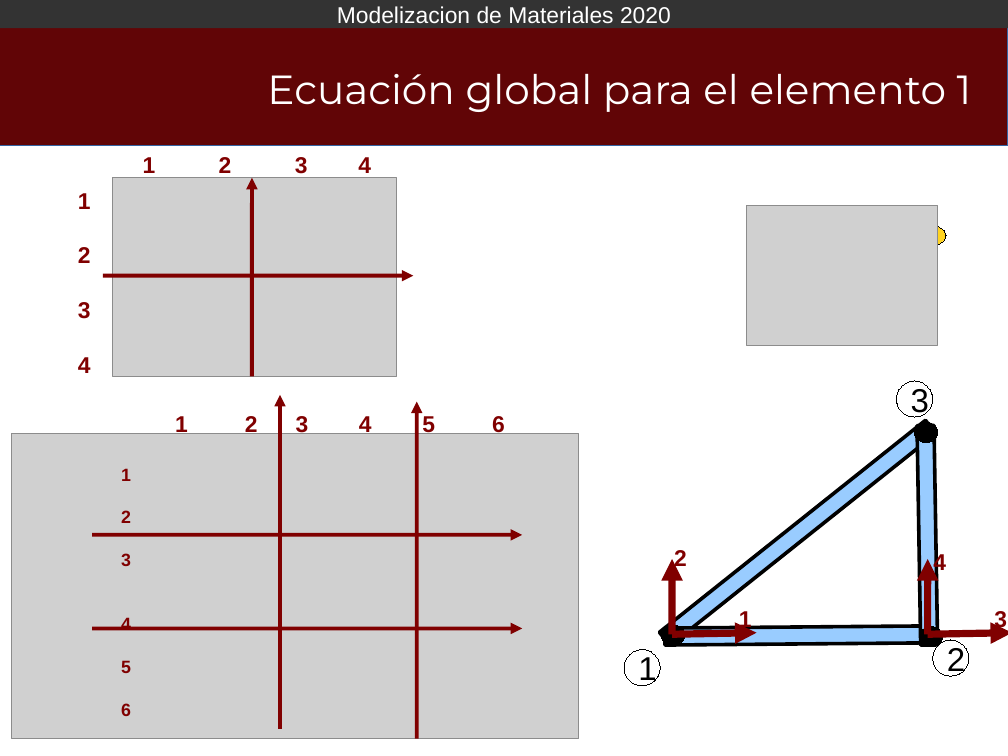
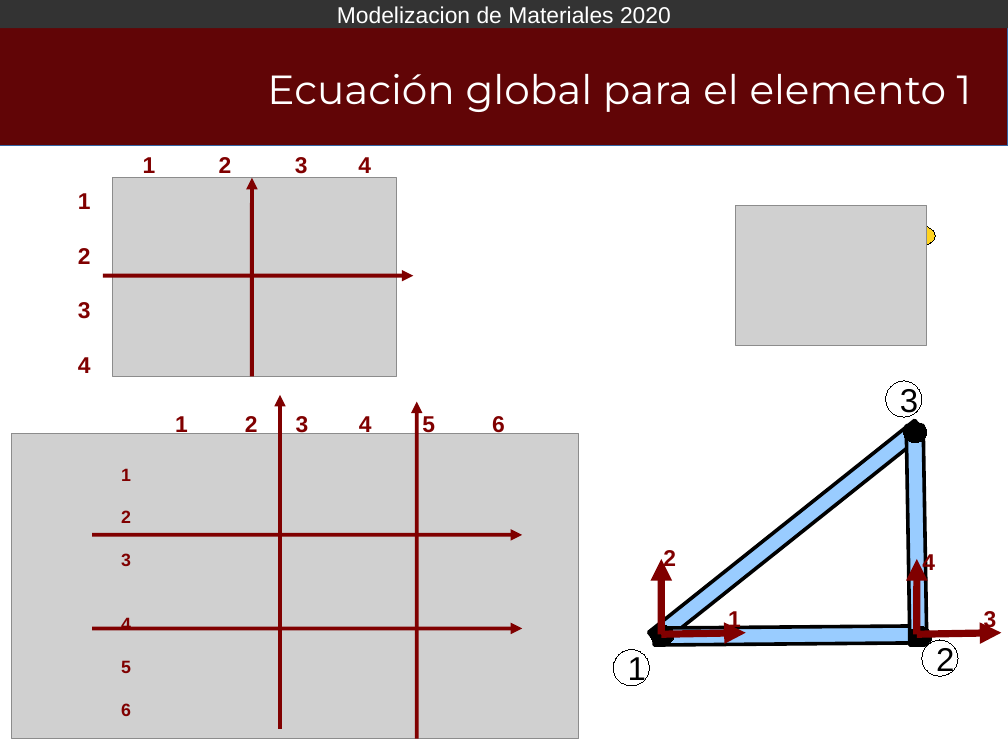
Before and after one commit to Modelizacion-de-Materiales/ModelizacionApuntesPresentaciones, a slide deck: slide 11 of 004-MEF02/Libreoffice/MEF02_2020.odp. Drawn at 1008x756 pixels with LibreOffice and Linux fonts; fonts in the diff are those of the drawing; grey boxes stand for pictures; background and template pictures are left out. Boxes give left, top, right and bottom in pixels: in the first picture for what was removed or moved away, otherwise in the second. Text is boxed around its words. In the diff, an @@ line names an element or a change of style, - is before the commit and + after.

```diff
--- a/004-MEF02/Libreoffice/MEF02_2020.odp
+++ b/004-MEF02/Libreoffice/MEF02_2020.odp
@@ 7 ellipses, 4 texts, 3 rectangles, 3 arrows, 1 picture: place and size @@
-7 ellipses, 4 texts, 3 rectangles, 3 arrows, 1 picture at box(625, 205, 1007, 686)
+7 ellipses, 4 texts, 3 rectangles, 3 arrows, 1 picture at box(614, 205, 997, 686)
@@ arrow moved from (928, 635) - (1008, 633) to (917, 635) - (1002, 633) @@
```
Also in this commit, not shown: 2 other slides changed.
